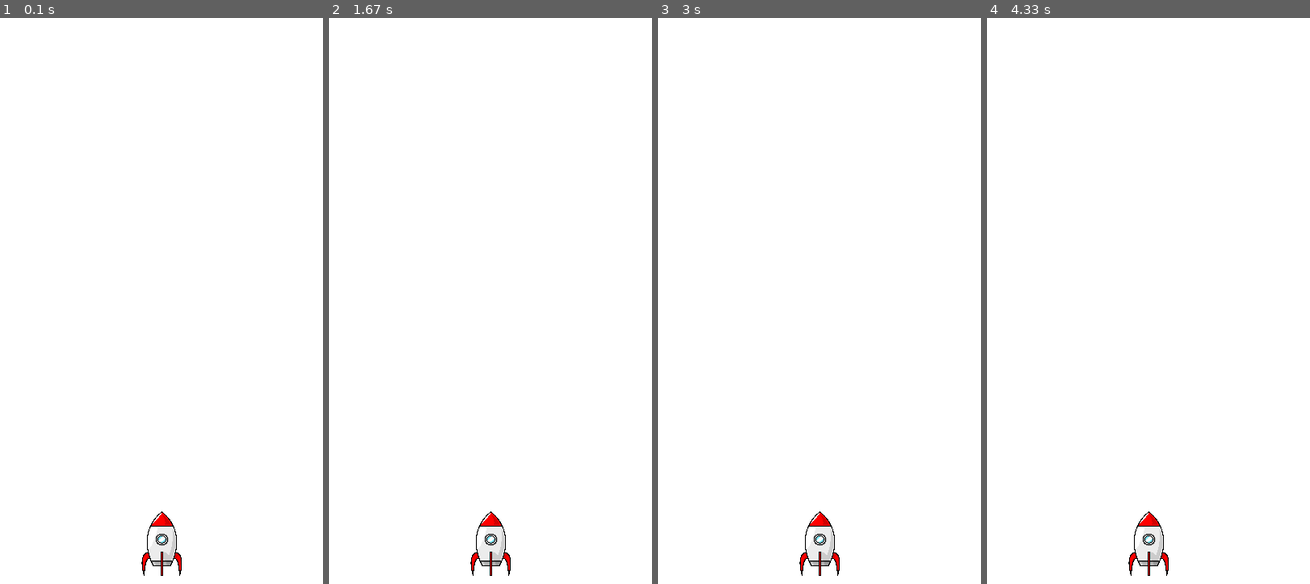
Above: before the commit, frames 1-4 (left to right).
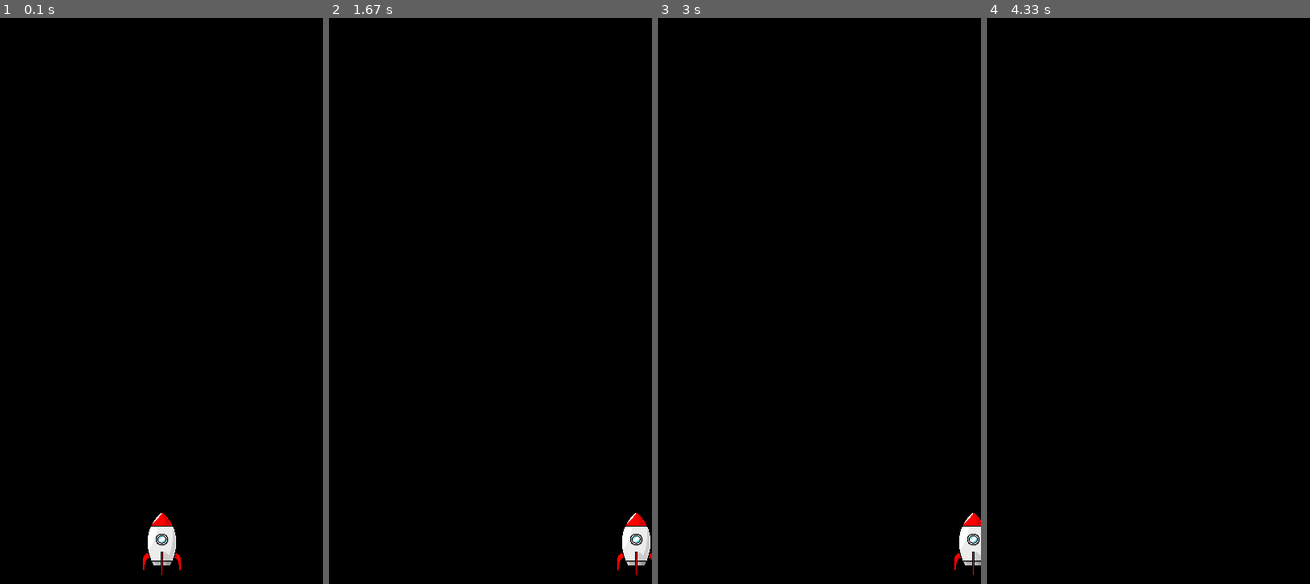
Above: after the commit, the same moments.

Repository: twoyu0830/Python_Practice
Game: pygame game, started from pygame_practice2.py
Two runs of this game, one before a commit and one after it. Both use one fixed random seed, a clock stepped at 60 frames per second and the inputs below.
Inputs:
- Up to frame 1 (0.1 s): no input
- Up to frame 2 (1.67 s): hold Right 0.33-0.8 s; hold Right 0.83-1.3 s; hold Left from 1.33 s (still down)
- Up to frame 3 (3 s): release Left at 1.87 s; hold Left 1.9-2.3 s; hold Right 2.33-2.97 s
- Up to frame 4 (4.33 s): hold Left 3-3.47 s; hold Right 3.5-3.97 s; hold Right from 4 s (still down)

The runs differ from the first frame. In frame 1, 99% of the frame differs, in the area x 0-100%, y 0-100%; in frame 2, 99%; in frame 3, 100%; in frame 4, 100%.

Commit message:
Shooting Game

Diff:
--- a/pygame_practice2.py
+++ b/pygame_practice2.py
@@ -11,12 +11,13 @@
 
 # 3. 게임 내 필요한 설정
 clock = pygame.time.Clock()
-white = (255, 255, 255)
+black = (0, 0, 0)
 
 class obj:
     def __init__(self):
         self.x = 0
         self.y = 0
+        self.move = 0
     def put_img(self, address):
         if address[-3:] == 'png':
             self.img = pygame.image.load(address).convert_alpha()
@@ -34,7 +35,10 @@
 ss.change_size(50, 80)
 ss.x = round(size[0] / 2 - ss.sx / 2)
 ss.y = size[1] - ss.sy - 10
+ss.move = 5
 
+left_go = False
+right_go = False
 # 4. 메인 이벤트
 SB = 0
 while SB == 0:
@@ -46,12 +50,27 @@
     for event in pygame.event.get():
         if event.type == pygame.QUIT:
             SB = 1
+        if event.type == pygame.KEYDOWN:
+            if event.key == pygame.K_LEFT:
+                left_go = True
+            elif event.key == pygame.K_RIGHT:
+                right_go = True
+        elif event.type == pygame.KEYUP:
+            if event.key == pygame.K_LEFT:
+                left_go = False
+            elif event.key == pygame.K_RIGHT:
+                right_go = False
+
+
 
     # 4-3. 입력, 시간에 따른 변화
-
+    if left_go == True:
+        ss.x -= ss.move
+    elif right_go == True:
+        ss.x += ss.move
 
     # 4-4. 그리기
-    screen.fill(white)
+    screen.fill(black)
     ss.show()
 
 
